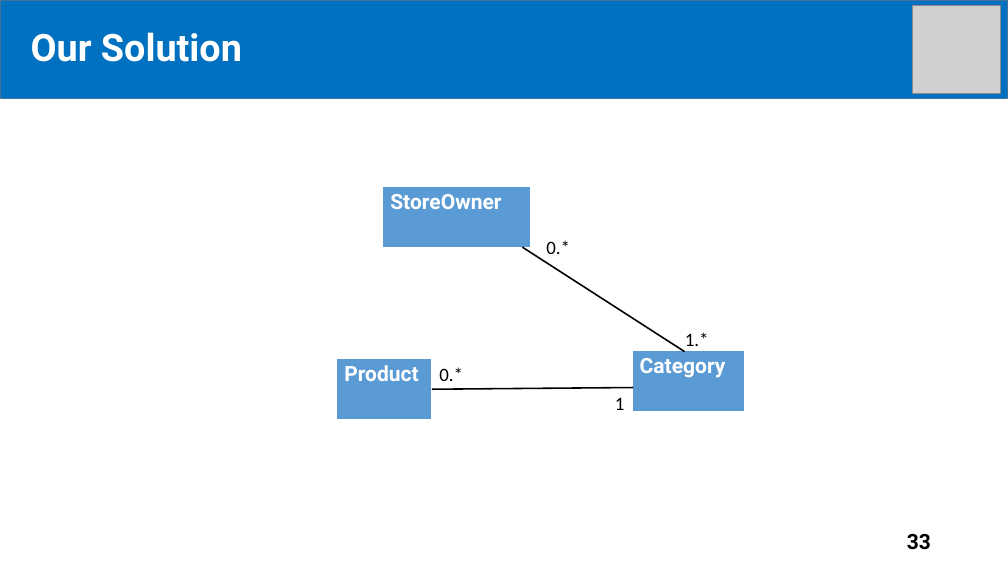
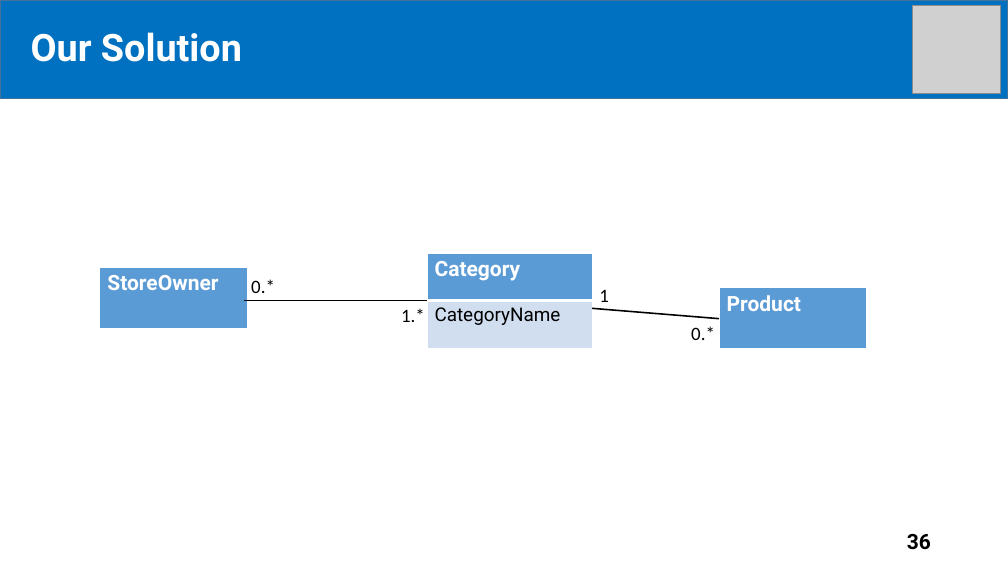
Before and after one commit to tiendan3108/CP, a slide deck: slide 36 of Source/Presentation/PreFinalPresentation.pptx (slide 33 before the commit). Drawn at 1008x567 pixels with LibreOffice and Linux fonts; fonts in the diff are those of the drawing; grey boxes stand for pictures. Boxes give left, top, right and bottom in pixels: in the first picture for what was removed or moved away, otherwise in the second. Text is boxed around its words. In the diff, an @@ line names an element or a change of style, - is before the commit and + after.

```diff
--- a/Source/Presentation/PreFinalPresentation.pptx
+++ b/Source/Presentation/PreFinalPresentation.pptx
@@ table: place and size @@
-table at (383, 187, 530, 249)
+table at (100, 268, 247, 330)
@@ table at (427, 253, 594, 348) @@
+row 2: CategoryName
@@ table: place and size @@
-table at (632, 350, 745, 412)
+table at (427, 253, 594, 348)
@@ text "0.*": place and size @@
-text "0.*" at (546, 240, 570, 254)
+text "0.*" at (251, 279, 275, 293)
@@ text "1": place and size @@
-text "1" at (615, 397, 625, 410)
+text "1" at (599, 290, 609, 302)
@@ table: place and size @@
-table at (337, 358, 432, 420)
+table at (719, 288, 867, 350)
@@ line moved from (432, 389) - (634, 388) to (243, 301) - (427, 301) @@
@@ text "1.*": place and size @@
-text "1.*" at (685, 332, 709, 346)
+text "1.*" at (401, 308, 425, 322)
@@ line moved from (685, 352) - (523, 247) to (592, 309) - (719, 318) @@
@@ text "0.*": place and size @@
-text "0.*" at (439, 367, 463, 381)
+text "0.*" at (691, 326, 715, 340)
@@ page number at (907, 534, 931, 550): text changed @@
-33
+36
```
Also in this commit, not shown: 48 other slides changed, 13 slides added.
